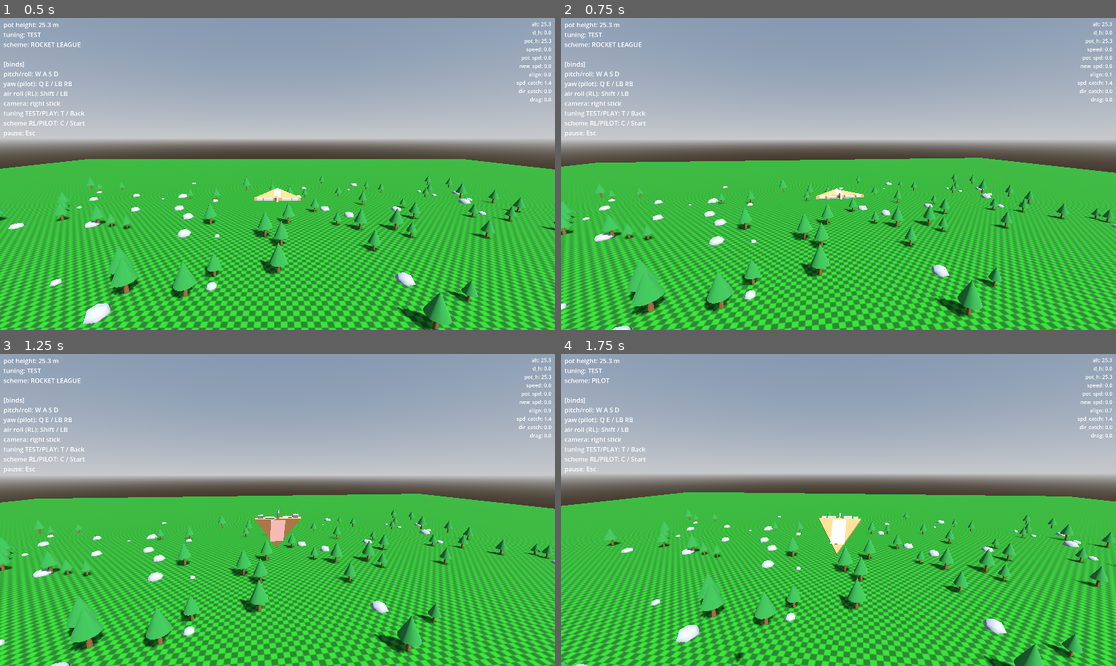
Above: before the commit, frames 1-4 (two rows, left to right).
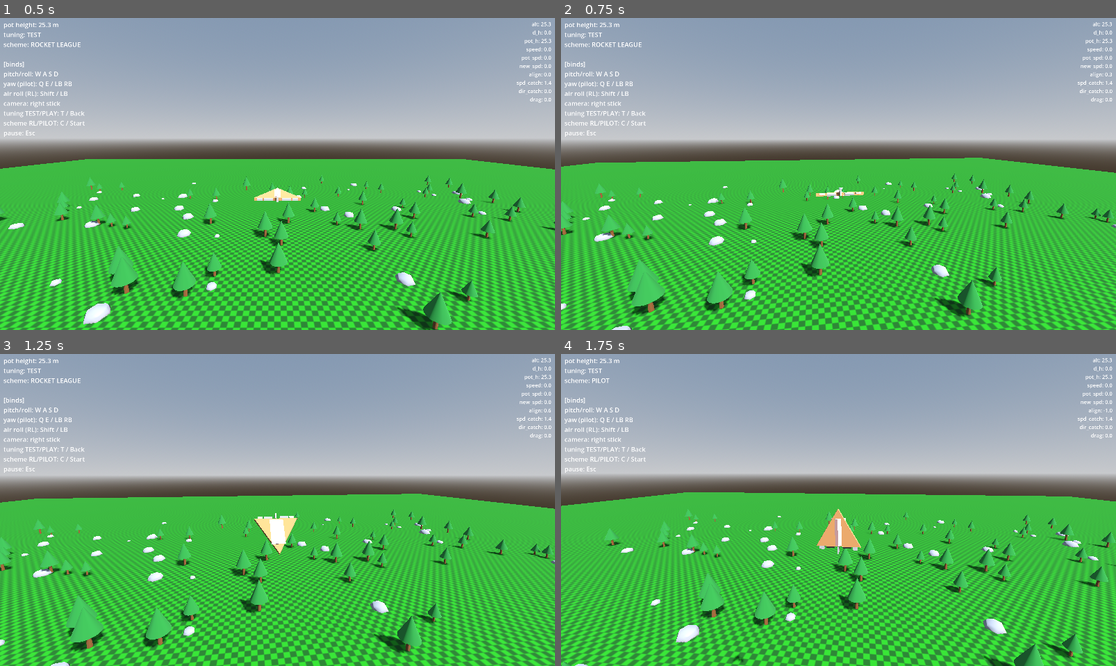
Above: after the commit, the same moments.

Repository: westonkelliher/glider
Game: Godot game, scene res://scenes/main.tscn
Same seed, same stepped clock (60 frames per second), same inputs: the game is played once before the commit and once after it.
Inputs (mouse positions are in pixels of both pictures, inside the frame that each line leads up to):
- Up to frame 1 (0.5 s): no input
- Up to frame 2 (0.75 s): tap Enter at 0.5 s; move the mouse to (866, 174) at 0.52 s; hold W (move_forward) from 0.53 s (still down); hold Shift (air_roll) from 0.53 s (still down)
- Up to frame 3 (1.25 s): keep holding W (move_forward); keep holding Shift (air_roll)
- Up to frame 4 (1.75 s): keep holding W (move_forward); move the mouse to (810, 510) at 1.27 s; release Shift (air_roll) at 1.28 s; tap C (toggle_scheme) at 1.35 s

Frame 1 is identical in both runs. In frame 2, 0.2% of the frame differs, in the area x 45-100%, y 17-59%; in frame 3, 0.5%; in frame 4, 0.7%, in the area x 30-100%, y 17-99%.

Commit message:
Tune aileron speeds and max rotation rates (TEST + PLAY)
Co-Authored-By: Claude Opus 4.8 <noreply@anthropic.com>

Diff:
--- a/scripts/flight_tuning.gd
+++ b/scripts/flight_tuning.gd
@@ -8,13 +8,14 @@
 
 ## Ailerons — how fast a surface eases toward target (1/s) and craft turn
 ## authority per unit of deflection.
-@export var ail_pitch_speed := 2.0
-@export var ail_roll_speed := 2.0
-@export var ail_yaw_speed := 1.5
-#
-@export var pitch_mult := 2.5
-@export var roll_mult := 3.0
-@export var yaw_mult := 2.0
+# aileron speed
+@export var ail_pitch_speed := 3.0
+@export var ail_roll_speed := 3.0
+@export var ail_yaw_speed := 2.0
+# max rotation speeds
+@export var pitch_mult := 4.5
+@export var roll_mult := 4.5
+@export var yaw_mult := 3.5
 
 ## Pot-height energy model.
 @export var pot_speed_catchup_mult := 4.0
@@ -29,9 +30,14 @@
 static func play() -> FlightTuning:
 	var t := FlightTuning.new()
 	t.display_name = "PLAY"
+	# aileron speeds
 	t.ail_pitch_speed = 12.0
 	t.ail_roll_speed = 10.0
 	t.ail_yaw_speed = 12.0
+	# max rotation speeds
+	t.pitch_mult = 6.0
+	t.roll_mult = 7.0
+	t. yaw_mult = 4.5
 	t.pot_speed_catchup_mult = 4.0
 	t.pot_dir_catchup_mult = 0.25
 	t.drag = 0.2
